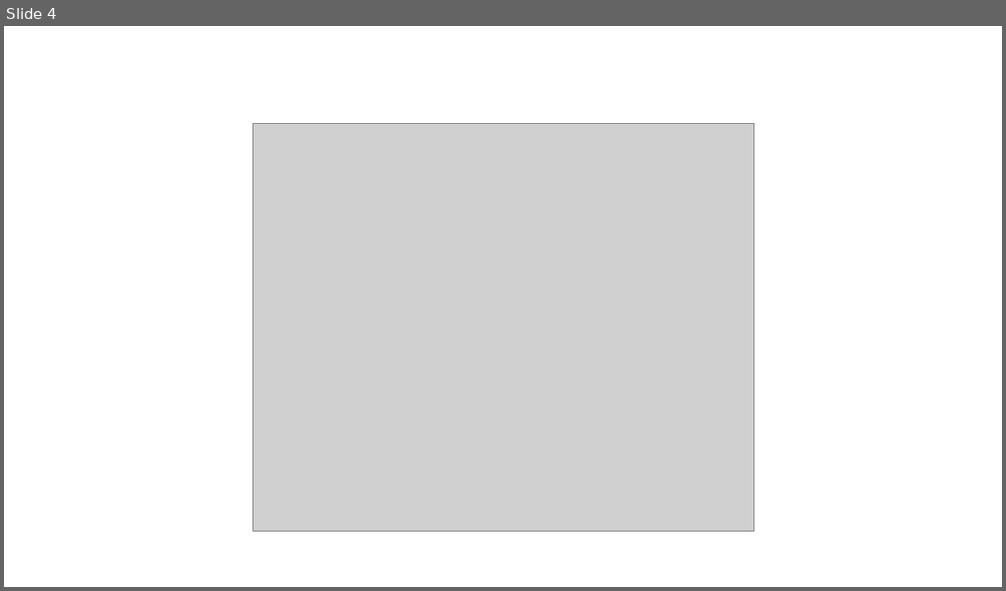
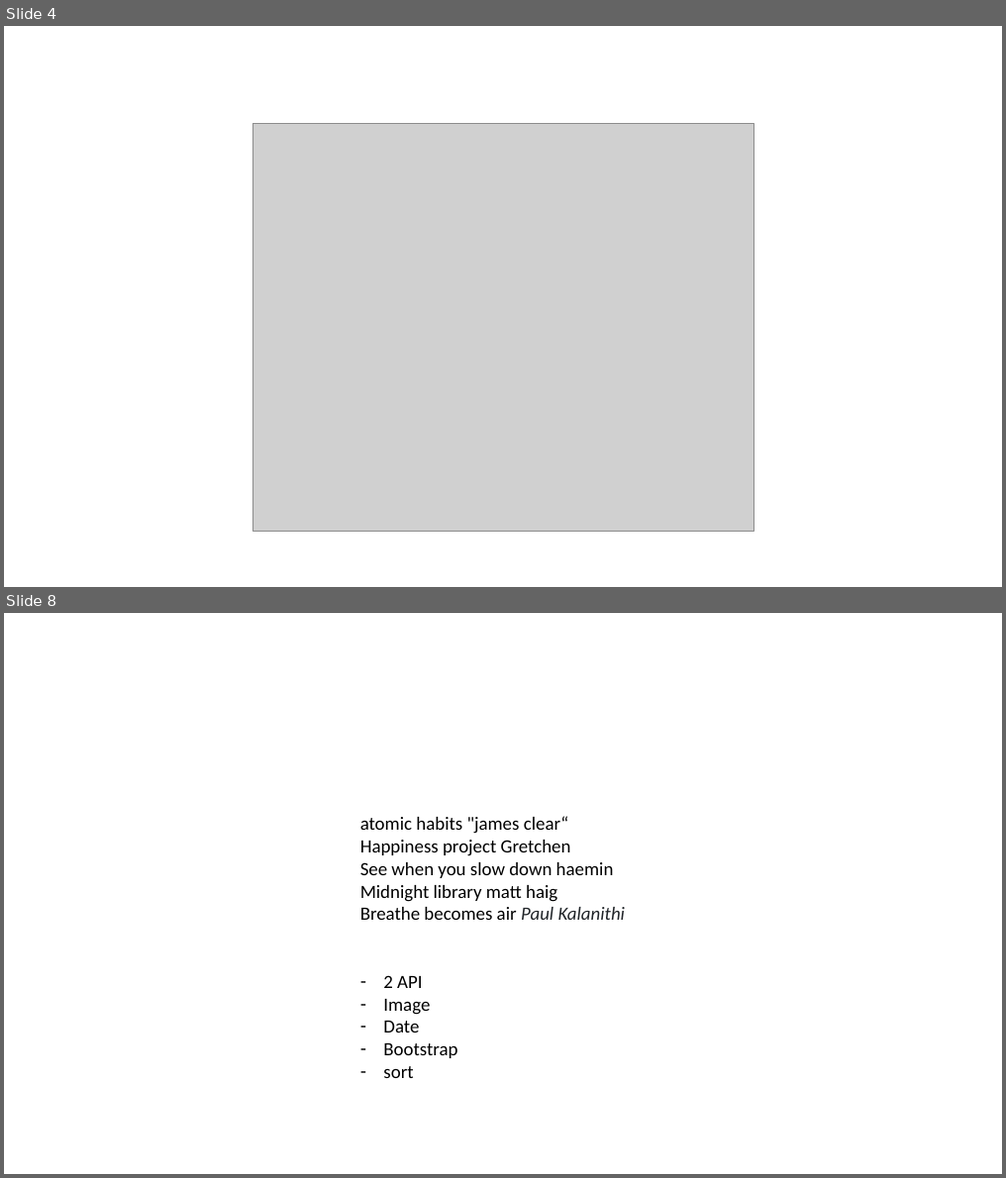
Before and after one commit to yeogh/sei35_project-2, a slide deck: project proposal.pptx. Shown one above the other, each under a label of ours: slide 4 before the commit, slides 4 and 8 after it; the slides between them are not shown. The pictures are 1006x591 and 1006x1178 pixels, drawn with LibreOffice and Linux fonts; fonts in the diff are those of the drawing; grey boxes stand for pictures. Boxes give left, top, right and bottom in pixels: in the first picture for what was removed or moved away, otherwise in the second. Text is boxed around its words. In the diff, an @@ line names an element or a change of style, - is before the commit and + after.

```diff
--- a/project proposal.pptx
+++ b/project proposal.pptx
@@ slide 8 added at (4, 613, 1002, 1174), background #FFFFFF @@
@@ text added at (360, 816, 626, 920), 18 pt, text #000000 @@
+atomic habits "james clear“
+Happiness project Gretchen
+See when you slow down haemin
+Midnight library matt haig
+Breathe becomes air Paul Kalanithi
@@ text added at (383, 975, 457, 1078), 18 pt, text #000000 @@
+– 2 API
+– Image
+– Date
+– Bootstrap
+– sort
```
Also in this commit, not shown: 3 other slides added, 8 other files.
